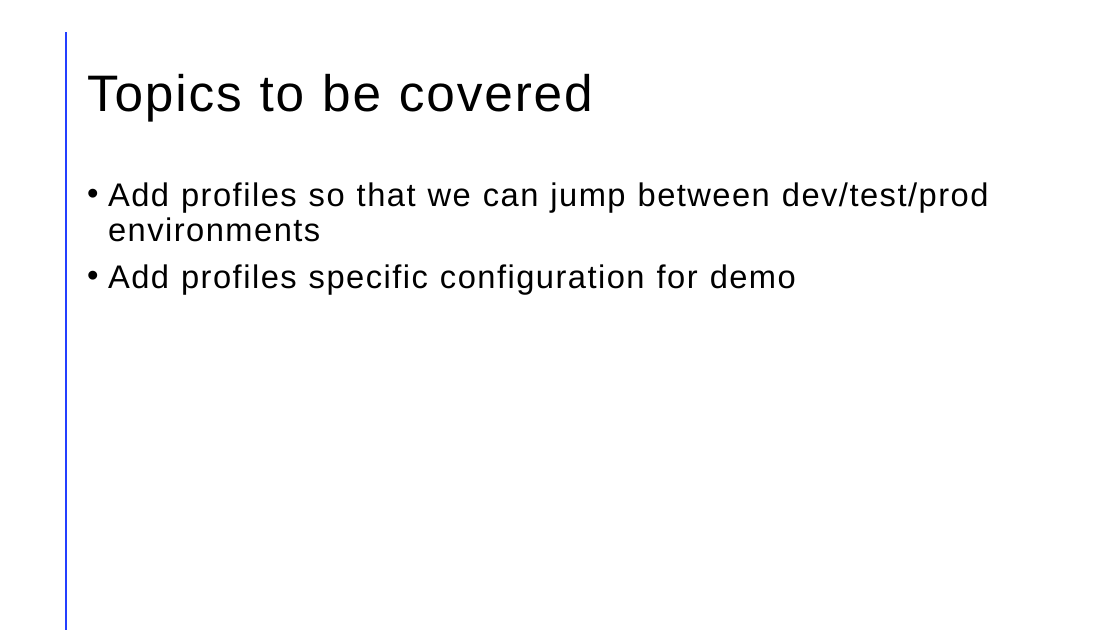
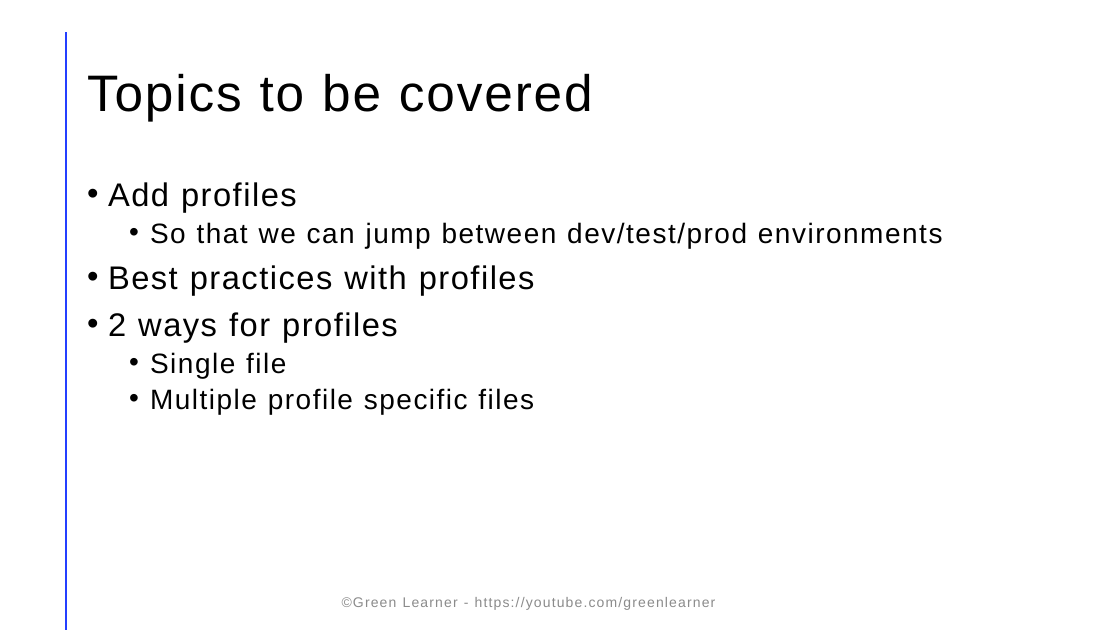
Before and after one commit to codefarm0/microservices-projects-store, a slide deck: slide 21 of Online-Shopping-Portal/microservices-demo.pptx. Drawn at 1120x630 pixels with LibreOffice and Linux fonts; fonts in the diff are those of the drawing. Boxes give left, top, right and bottom in pixels: in the first picture for what was removed or moved away, otherwise in the second. Text is boxed around its words. In the diff, an @@ line names an element or a change of style, - is before the commit and + after.

```diff
--- a/Online-Shopping-Portal/microservices-demo.pptx
+++ b/Online-Shopping-Portal/microservices-demo.pptx
@@ text at (108, 182, 943, 414): text changed; size 28 to 24 pt @@
-• Add profiles so that we can jump between dev/test/prod environments
-• Add profiles specific configuration for demo
+• Add profiles
+  • So that we can jump between dev/test/prod environments
+• Best practices with profiles
+• 2 ways for profiles
+  • Single file
+  • Multiple profile specific files
@@ text added at (342, 597, 716, 610), 12 pt, text #8C8C8C @@
+©Green Learner - https://youtube.com/greenlearner
```
Also in this commit, not shown: 6 other slides changed, 4 slides added, 1 slide removed, 3 other files.
